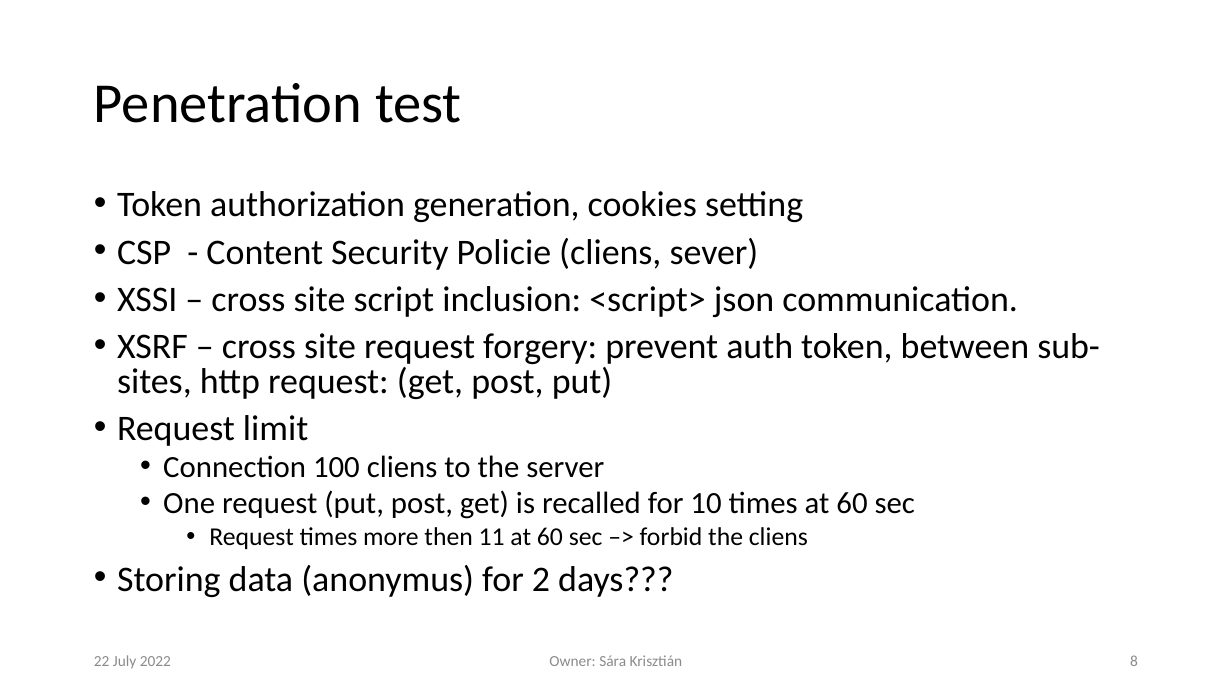
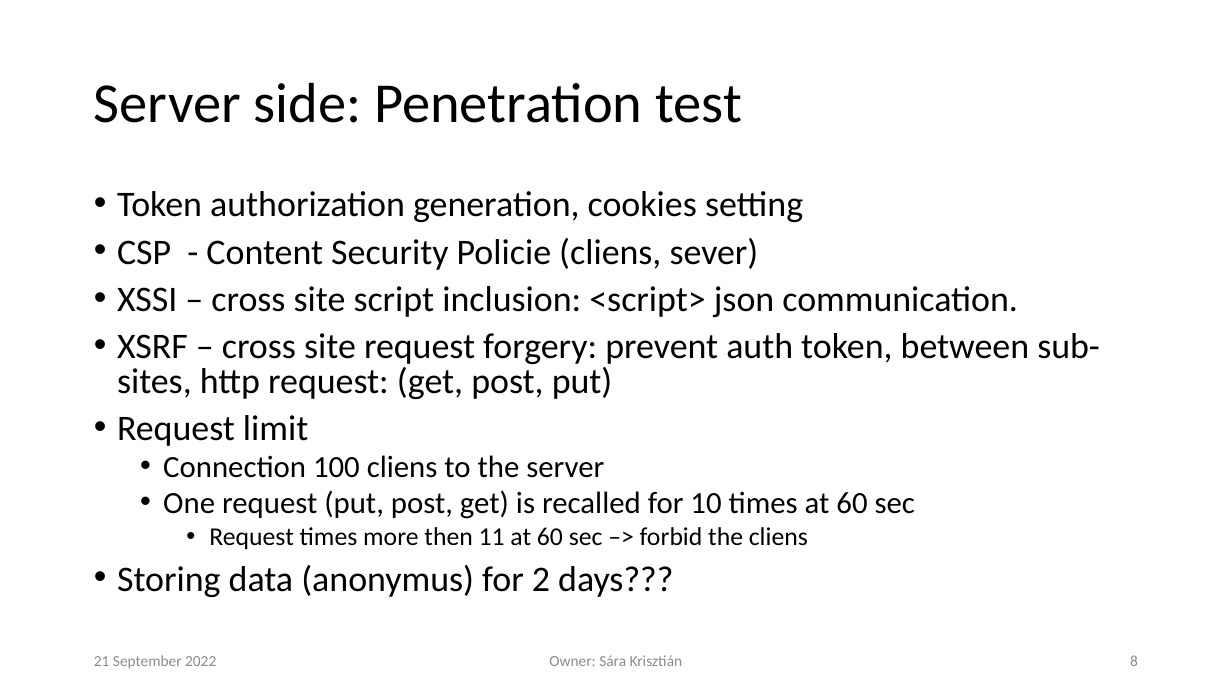
Before and after one commit to krisztian14testgit/ng-task-monitor, a slide deck: slide 8 of plan/TaskTracingApp.pptx. Drawn at 1232x693 pixels with LibreOffice and Linux fonts; fonts in the diff are those of the drawing; background and template pictures are left out. Boxes give left, top, right and bottom in pixels: in the first picture for what was removed or moved away, otherwise in the second. Text is boxed around its words. In the diff, an @@ line names an element or a change of style, - is before the commit and + after.

```diff
--- a/plan/TaskTracingApp.pptx
+++ b/plan/TaskTracingApp.pptx
@@ title at box(94, 82, 742, 123): text changed @@
-Penetration test
+Server side: Penetration test
@@ text at box(94, 655, 216, 669): text changed @@
-22 July 2022
+21 September 2022
```
Also in this commit, not shown: 8 other slides changed.
